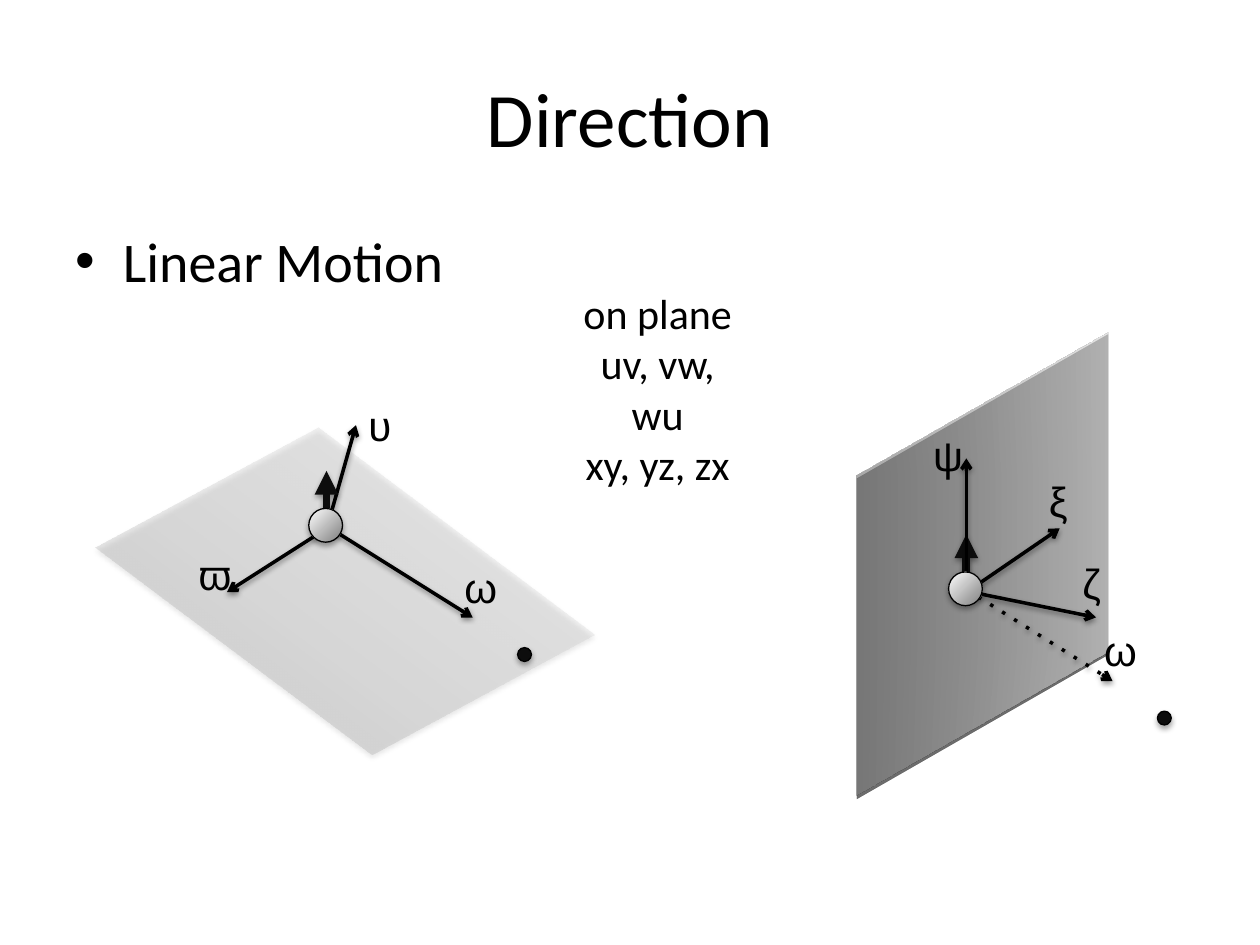
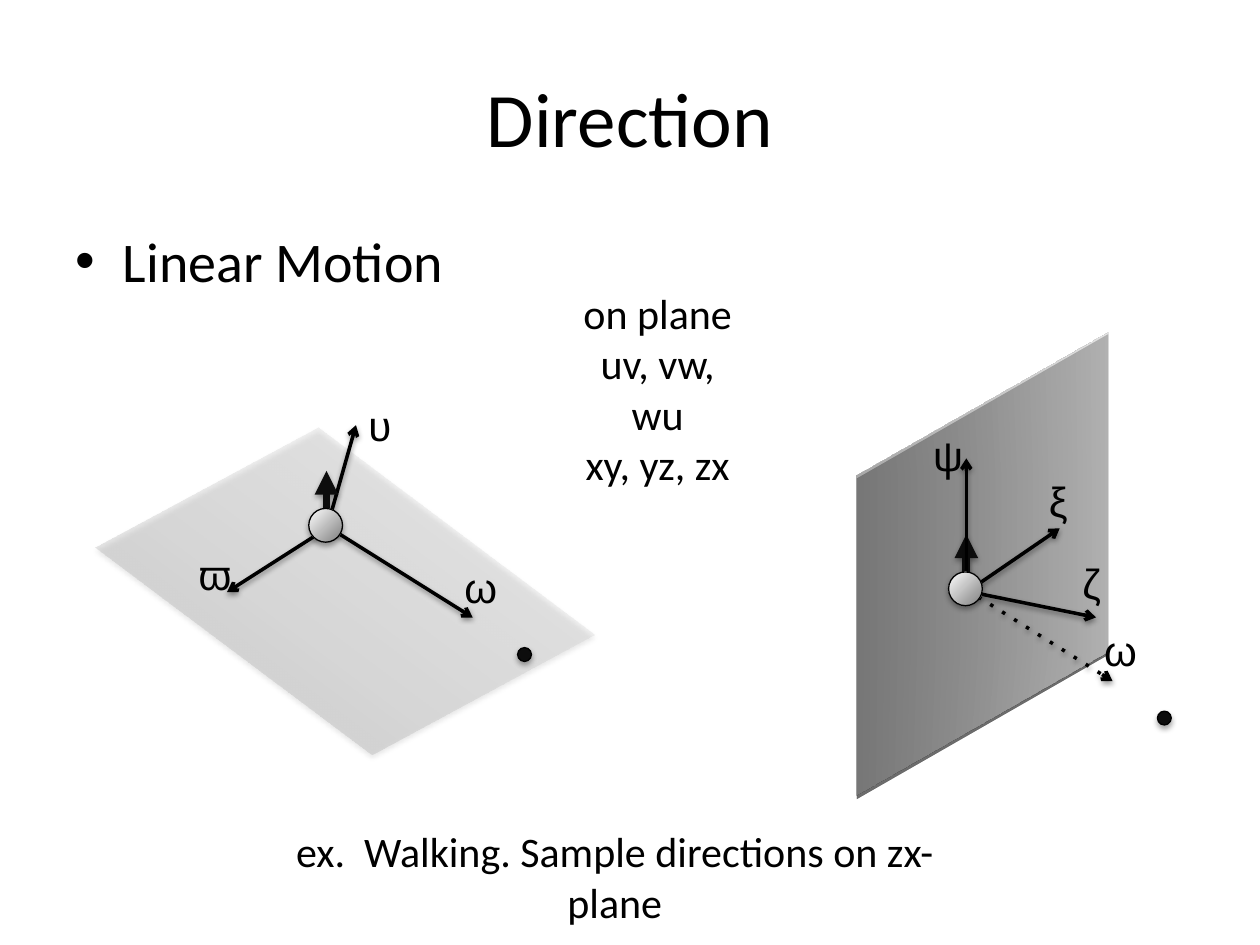
Before and after one commit to jxc761/3DMotionDB, a slide deck: slide 5 of docs/motion.pptx (slide 6 before the commit). Drawn at 1260x945 pixels with LibreOffice and Linux fonts; fonts in the diff are those of the drawing. Boxes give left, top, right and bottom in pixels: in the first picture for what was removed or moved away, otherwise in the second. Text is boxed around its words. In the diff, an @@ line names an element or a change of style, - is before the commit and + after.

```diff
--- a/docs/motion.pptx
+++ b/docs/motion.pptx
@@ text added at (296, 837, 933, 925), 24 pt, text #000000 @@
+ex. Walking. Sample directions on zx-plane
```
Also in this commit, not shown: 4 other slides changed, 1 slide removed, 16 other files.
